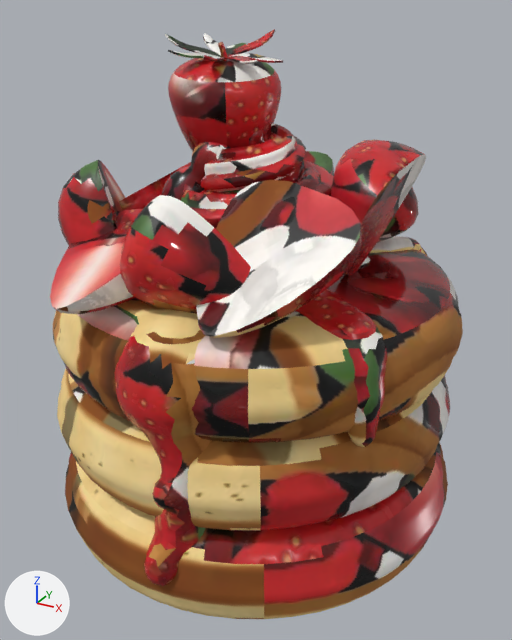
The glTF model public/breads/pancake--strawberry-fresh.glb: old version first, new version second.
One viewpoint serves both versions: a 50 mm camera at (0.793, -1.443, 1.24) aimed at (0.016, -0.031, 0.534). The lights are fixed; the arrows at lower left show +X, +Y and +Z. The picture after the commit comes second. Where no turn or scale is listed for an object, it has been applied to the vertices. Vertices at exactly the same position are counted once.

The scene before the commit, as lines of its bpy script (objects in view):
```python
me_pancake_strawberry_fresh = bpy.data.meshes.new('pancake_strawberry-fresh')
me_pancake_strawberry_fresh.from_pydata(...)  # 9930 vertices, 17974 faces; spans x -0.523..0.523, y -0.525..0.525, z -0.602..0.602
me_pancake_strawberry_fresh.materials.append(mat_pancake_strawberry_fresh_pbr)
ob_pancake_strawberry_fresh = bpy.data.objects.new('pancake_strawberry-fresh', me_pancake_strawberry_fresh)
ob_pancake_strawberry_fresh.location = (-0.009, -0.013, 0.597)
```
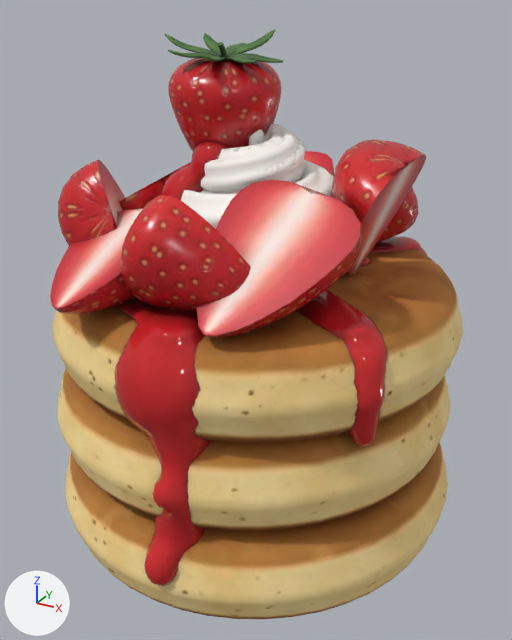
Boxes [x1, y1, x2, y2] around the edits, measured in the pictures (512 x 640 px; the box of a moved part takes in the faces that stretch with it):
part 1 of me_pancake_strawberry_fresh, moved or reshaped
    both: [182, 123, 318, 202]
part 2 of me_pancake_strawberry_fresh, surface changed
    both: [50, 29, 463, 619]

The change in detail:
me_pancake_strawberry_fresh has 9930 vertices, 17974 faces and spans x -0.523..0.523, y -0.525..0.525, z -0.602..0.602.
me_pancake_strawberry_fresh is used by ob_pancake_strawberry_fresh; location (-0.009, -0.013, 0.597).
me_pancake_strawberry_fresh part 1: 103 vertices moved from x -0.086..0.176, y -0.165..0.158, z 0.1..0.414 to x -0.083..0.174, y -0.163..0.157, z 0.099..0.416; 158 vertices removed from x -0.138..0.151, y -0.186..0.17, z 0.093..0.415; 158 vertices added at x -0.139..0.161, y -0.189..0.163, z 0.093..0.413.
me_pancake_strawberry_fresh part 2: 17316 kept faces spanning x -0.523..0.523, y -0.525..0.525, z -0.602..0.602 get new texture (UV) coordinates.
